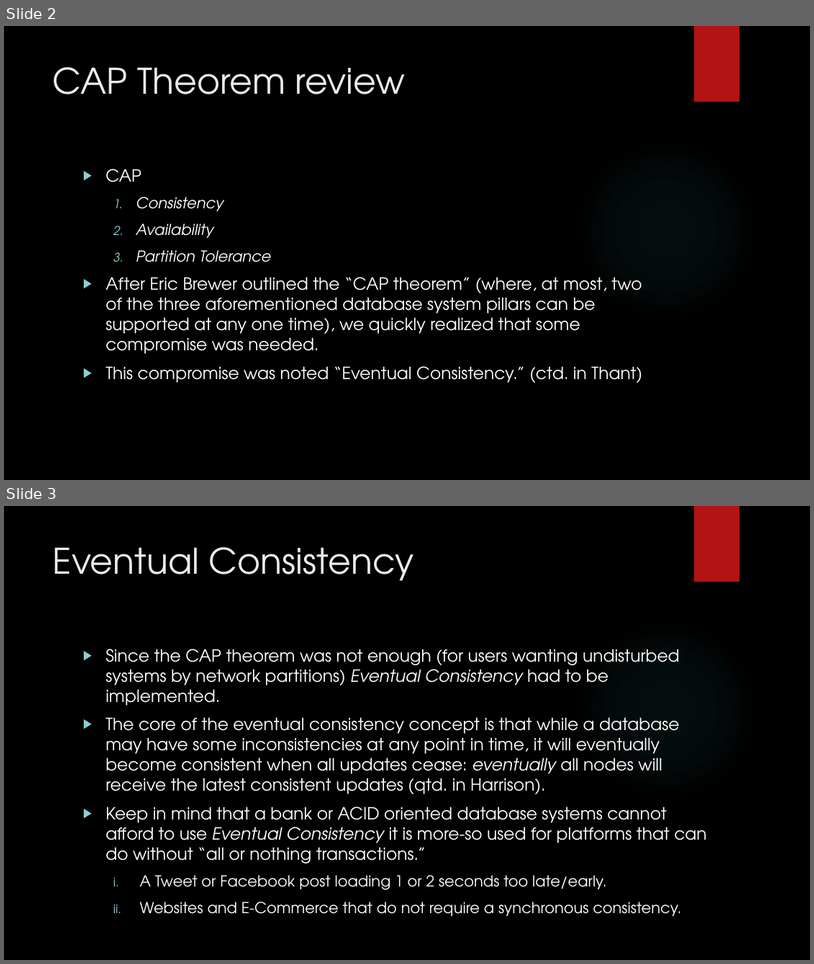
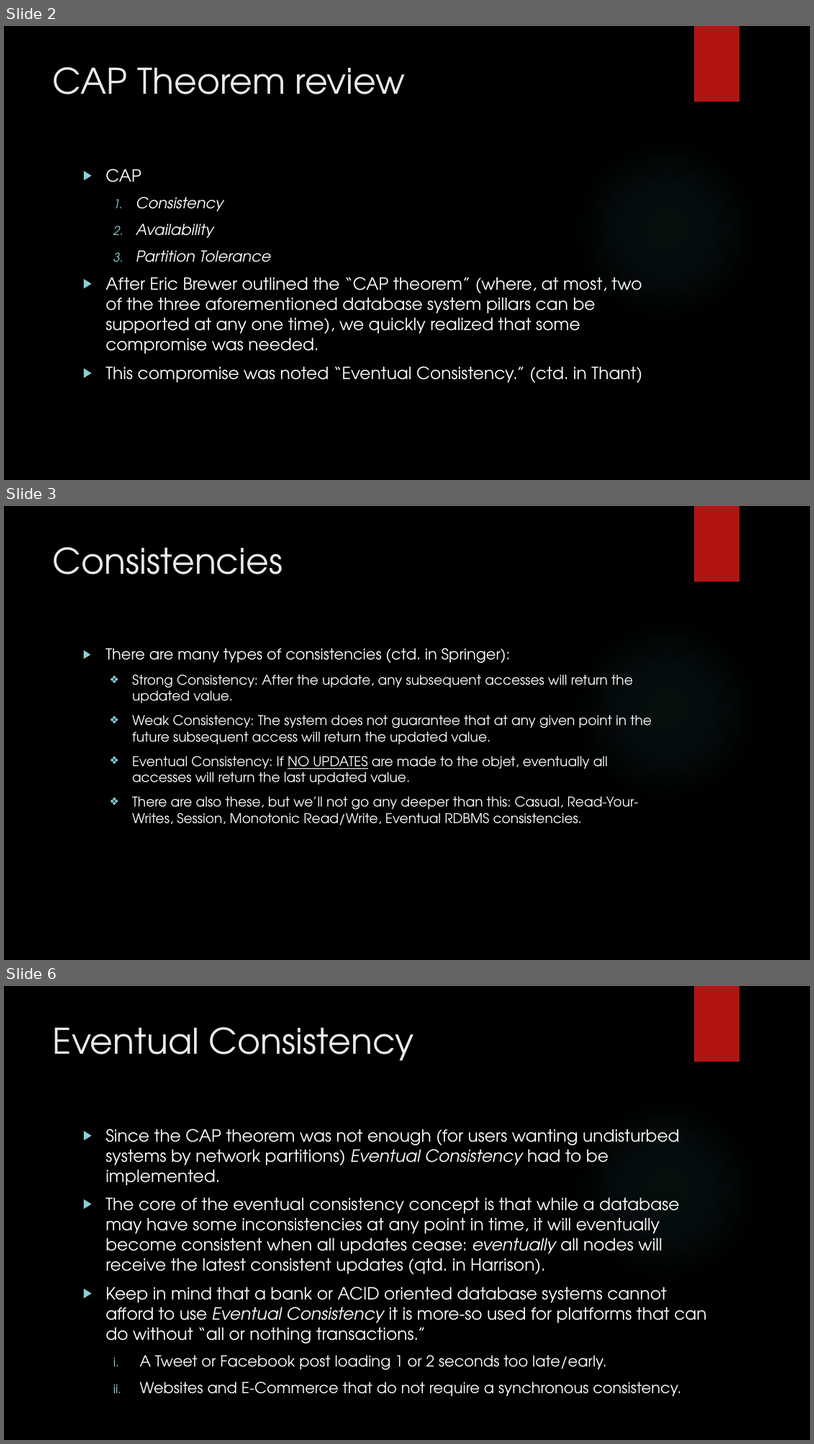
Before and after one commit to MaxWOU/cs364pptx, a slide deck: group6slidshow.pptx. Shown one above the other, each under a label of ours: slides 2 and 3 before the commit, slides 2, 3 and 6 after it; the slides between them are not shown. The pictures are 814x964 and 814x1444 pixels, drawn with LibreOffice and Linux fonts; fonts in the diff are those of the drawing; background and template pictures are left out. Boxes give left, top, right and bottom in pixels: in the first picture for what was removed or moved away, otherwise in the second. Text is boxed around its words. In the diff, an @@ line names an element or a change of style, - is before the commit and + after.

```diff
--- a/group6slidshow.pptx
+++ b/group6slidshow.pptx
@@ slide 3 added at box(4, 506, 810, 960), background picture (left out); not listed: 2 template elements that a slide beside it also shows @@
@@ title added at box(53, 547, 283, 574), 42 pt, text #EBEBEB @@
+Consistencies
@@ text added at box(106, 648, 652, 825), 16 pt, text #FFFFFF @@
+  ▶ There are many types of consistencies (ctd. in Springer):
+    ❖ Strong Consistency: After the update, any subsequent accesses will return the updated value.
+    ❖ Weak Consistency: The system does not guarantee that at any given point in the future subsequent access will return the updated value.
+    ❖ Eventual Consistency: If NO UPDATES are made to the objet, eventually all accesses will return the last updated value.
+    ❖ There are also these, but we’ll not go any deeper than this: Casual, Read-Your-Writes, Session, Monotonic Read/Write, Eventual RDBMS consistencies.
@@ what was slide 3 is now slide 6 @@
```
Also in this commit, not shown: 4 slides changed.
